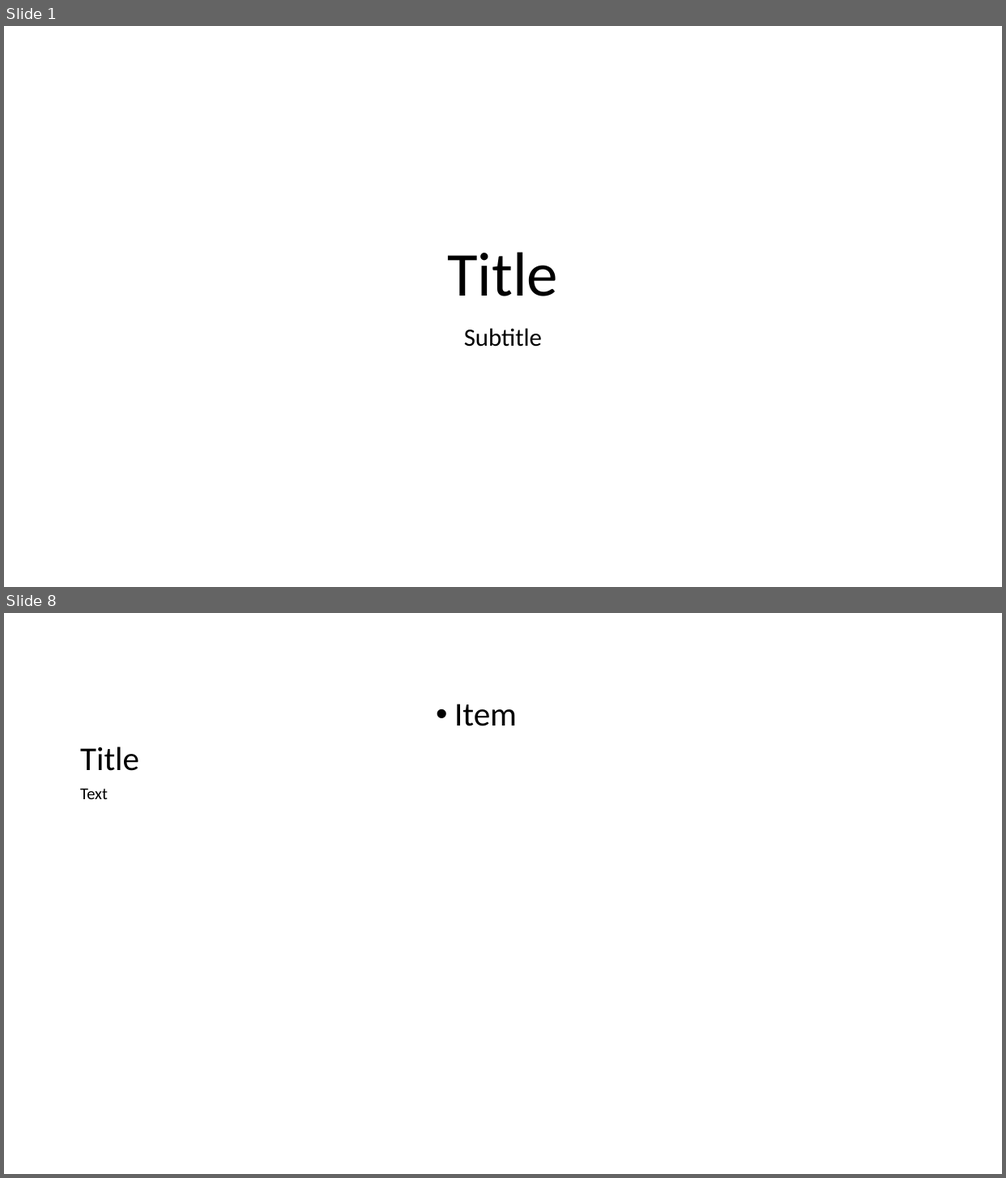
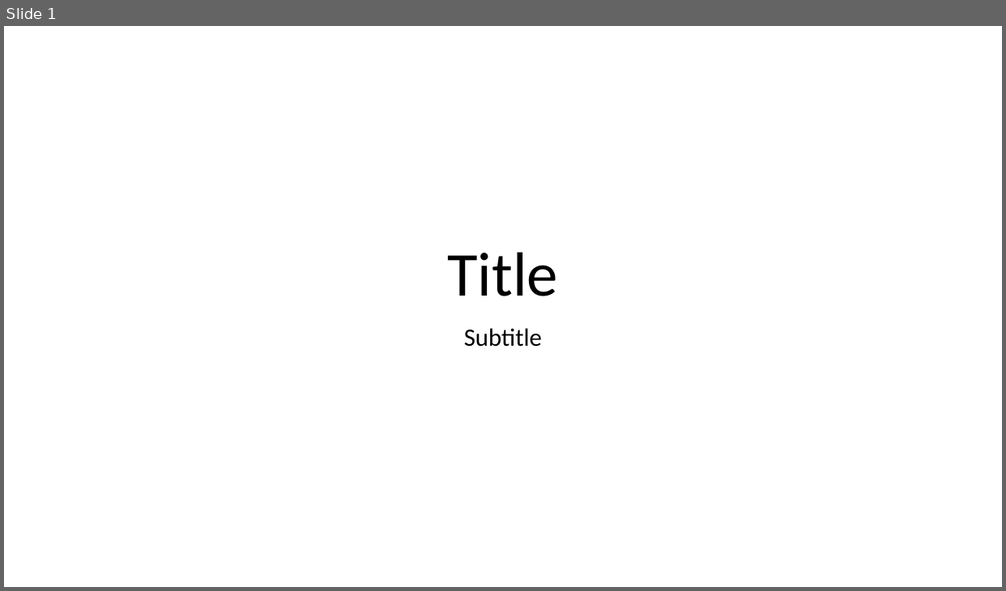
Before and after one commit to paulstothard/fast-pptx, a slide deck: scripts/includes/theme.pptx. Shown one above the other, each under a label of ours: slides 1 and 8 before the commit, slide 1 after it; the slides between them are not shown. The pictures are 1006x1178 and 1006x591 pixels, drawn with LibreOffice and Linux fonts; fonts in the diff are those of the drawing. Boxes give left, top, right and bottom in pixels: in the first picture for what was removed or moved away, otherwise in the second. Text is boxed around its words. In the diff, an @@ line names an element or a change of style, - is before the commit and + after.

```diff
--- a/scripts/includes/theme.pptx
+++ b/scripts/includes/theme.pptx
@@ slide 8 removed at bbox=[4, 613, 1002, 1174], background #FFFFFF @@
@@ text removed at bbox=[454, 704, 517, 726] @@
-• Item
@@ title removed at bbox=[80, 747, 139, 771] @@
-Title
@@ text removed at bbox=[80, 789, 108, 799] @@
-Text
```
Also in this commit, not shown: 7 other slides removed, 1 other file.
